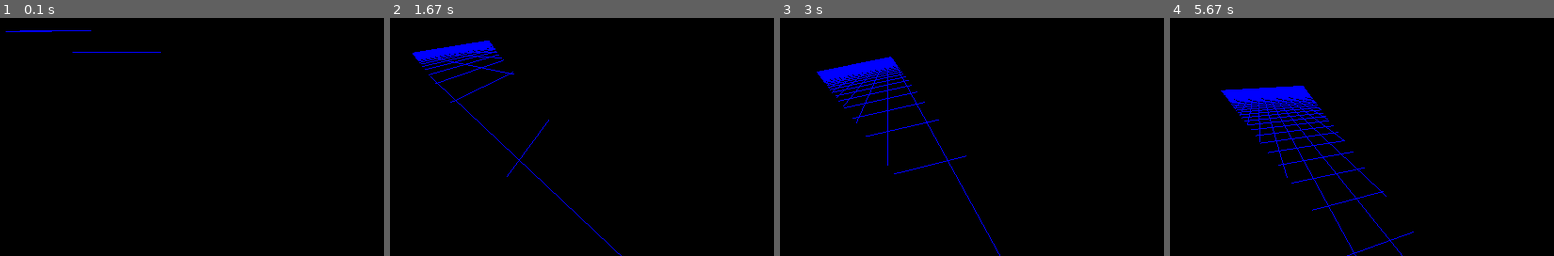
Above: before the commit, frames 1-4 (left to right).
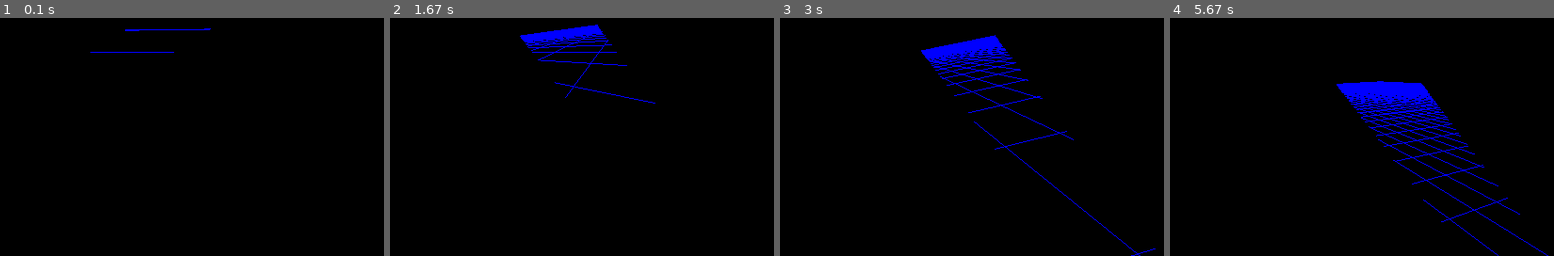
Above: after the commit, the same moments.

Repository: qcjames53/AnnotationTool
Game: pygame game, started from opengl_pygame_simple.py
Two runs of this game, one before a commit and one after it. Both use one fixed random seed, a clock stepped at 60 frames per second and the inputs below.
Inputs:
- Up to frame 1 (0.1 s): no input
- Up to frame 2 (1.67 s): no input
- Up to frame 3 (3 s): no input
- Up to frame 4 (5.67 s): no input

The runs differ from the first frame. In frame 1, 0.3% of the frame differs, in the area x 1-55%, y 4-15%; in frame 2, 3.1%; in frame 3, 4.8%; in frame 4, 7.0%, in the area x 13-99%, y 26-100%.

Commit message:
Added instructions, default sizes, and types. The code is still very messy, but we will work on splitting it soon.

Diff:
--- a/opengl_pygame.py
+++ b/opengl_pygame.py
@@ -15,7 +15,8 @@
 from PIL import Image
 
 # Constants
-show_full_data = True
+text_border = 2
+show_full_data = False
 ctrl_multi = 10
 background_image = "test_image_measures.jpg"
 camera_translation_amount = 0.05
@@ -25,7 +26,6 @@
 box_rotation_amount = math.radians(1)
 box_mod_dimension_amount = 0.1
 box_blink_speed = 15
-box_label_font = OpenGL.GLUT.GLUT_BITMAP_8_BY_13
 box_edge_render_order = (
     (0,1),
     (0,3),
@@ -41,16 +41,24 @@
     (5,7),
     (8,9)  # forward-facing line
     )
+box_types = (("Car", (1,0,0), (2.0,1.7,5.0)), #(name, default_color, default_size(w,h,l))
+             ("Cyc", (0,1,0), (0.5,1.8,1.0)),
+             ("Ped", (0,0,1), (0.5,1.7,0.5)))
 
 # Global Variables for PyGame & Data Storage
 boxes = []
 selected_box = 0
-show_ground_plane_grid = False
+in_camera_mode = False
+in_place_mode = False
+show_instructions = True
 box_blink_frame = 0
 box_blink_state = False
 camera_rot = [30.9, -1.7]
+camera_rot_init = camera_rot.copy()
 camera_pos = [0.35, -0.55, -17.9]
+camera_pos_init = camera_pos.copy()
 camera_fov = 43
+camera_fov_init = camera_fov
 camera_ncp = 0.1
 camera_fcp = 100
 
@@ -152,15 +160,15 @@
     """
     Documentation is TBD
     """
-    def __init__(self, object_type, color_value, position=(0,0,0), rotation=0, width=1.5, height=1, length=2):
+    def __init__(self, object_type, color_value, position=(0,0,0), rotation=0, size=(1,1,1)):
         self.pos = position
         self.pos_init = position
-        self.length = length
-        self.length_init = length
-        self.width = width
-        self.width_init = width
-        self.height = height
-        self.height_init = height
+        self.length = size[2]
+        self.length_init = self.length
+        self.width = size[0]
+        self.width_init = self.width
+        self.height = size[1]
+        self.height_init = self.height
         self.rot = rotation
         self.rot_init = rotation
         self.object_type = object_type
@@ -287,11 +295,11 @@
     def mod_rot(self,rotation):
         self.set_rot(self.rot + rotation)
 
-    def round_2(self,x):
+    def round_output(self, x):
         return "%.2f" % round(x,2)
 
     def print(self):
-        return "[(" + self.round_2(self.pos[0]) + "," + self.round_2(self.pos[1]) + "," + self.round_2(self.pos[2]) + "),(" + self.round_2(self.width) + "," + self.round_2(self.height) + "," + self.round_2(self.length) + "," + self.round_2(self.rot) + ")]"
+        return "POS:(" + self.round_output(self.pos[0]) + "," + self.round_output(self.pos[1]) + "," + self.round_output(self.pos[2]) + ")  SIZE:" + self.round_output(self.width) + "," + self.round_output(self.height) + "," + self.round_output(self.length) + ") ROT:" + self.round_output(self.rot)
 
 
 def draw_bounding_box(index, selected=False):
@@ -304,10 +312,10 @@
         for vertex in edge:
             glVertex3fv(boxes[index].vertices[vertex])
     glEnd()
-    if show_full_data and show_ground_plane_grid:
-        draw_text_3d(boxes[index].pos, box_label_font, boxes[index].object_type + str(index) + ": " + boxes[index].print())
+    if show_full_data and in_camera_mode:
+        draw_text_3d(boxes[index].pos, boxes[index].object_type + str(index) + ": " + boxes[index].print())
     else:
-        draw_text_3d(boxes[index].pos, box_label_font, boxes[index].object_type + str(index))
+        draw_text_3d(boxes[index].pos, boxes[index].object_type + str(index))
 
 
 def draw_axis():
@@ -329,7 +337,7 @@
     plane_max = distance / 2
     plane_min = -plane_max
     glBegin(GL_LINES)
-    glColor3fv((0,0,1))
+    glColor3fv((0.35,0.5,0.25))
     for i in range(0,lines+1):
         glVertex3fv((plane_min + i*distance_between_lines,0,plane_min))
         glVertex3fv((plane_min + i*distance_between_lines,0,plane_max))
@@ -390,40 +398,57 @@
     glUseProgram(0)
 
 
-def draw_text(pos, font, text):
+def draw_2d_box(pos, size, bg_color):
+    new_pos = (pos[0], render_size[1] - pos[1])
+
+    glPushMatrix()
+    glLoadIdentity()
+    glOrtho(0, render_size[0], render_size[1], 0, 0, 1)
+    glBegin(GL_TRIANGLE_STRIP)
+    glColor3f(bg_color[0], bg_color[1], bg_color[2])
+    glVertex2f(new_pos[0], new_pos[1])
+    glVertex2f(new_pos[0], new_pos[1] - size[1])
+    glVertex2f(new_pos[0] + size[0], new_pos[1])
+    glVertex2f(new_pos[0] + size[0], new_pos[1] - size[1])
+    glEnd()
+
+    glPopMatrix()
+
+def draw_text(pos, text, color=(1,1,1), bg_color=(0,0,0)):
+
+    draw_2d_box((pos[0] - text_border, pos[1] - 2 * text_border), (len(text) * 8 + 2 * text_border, 13 + text_border), bg_color)
 
     blending = False
     if glIsEnabled(GL_BLEND) :
         blending = True
 
     # glEnable(GL_BLEND)
-    glColor3f(1,1,1)
+    glColor3f(color[0], color[1], color[2])
     glWindowPos2f(pos[0],pos[1])
     for ch in text:
-        glutBitmapCharacter(font, ctypes.c_int(ord(ch)))
+        glutBitmapCharacter(OpenGL.GLUT.GLUT_BITMAP_8_BY_13, ctypes.c_int(ord(ch)))
 
     if not blending :
         glDisable(GL_BLEND)
 
-def draw_text_3d(pos, font, text):
+def draw_text_3d(pos, text, color=(1,1,1)):
 
             blending = False
             if glIsEnabled(GL_BLEND):
                 blending = True
 
             # glEnable(GL_BLEND)
-            glColor3f(1, 1, 1)
+            glColor3f(color[0], color[1], color[2])
             glRasterPos3f(pos[0],pos[1],pos[2])
             for ch in text:
-                glutBitmapCharacter(font, ctypes.c_int(ord(ch)))
+                glutBitmapCharacter(OpenGL.GLUT.GLUT_BITMAP_8_BY_13, ctypes.c_int(ord(ch)))
 
             if not blending:
                 glDisable(GL_BLEND)
 
 
-def instantiate_box(position=(0,0,0), rotation=0, width=1, height=1, length=1, object_type="Car"):
-    color_value = (random.random(), random.random(), random.random())
-    new_box = BoundingBox(position=position, rotation=rotation, length=length, width=width, height=height,
+def instantiate_box(position=(0,0,0), rotation=0, size=(1,1,1), object_type="Car", color_value=(1,1,1)):
+    new_box = BoundingBox(position=position, rotation=rotation, size=size,
                       object_type=object_type, color_value=color_value)
     global selected_box
     selected_box = len(boxes)
@@ -440,6 +465,9 @@
     camera_fov += fov
     set_camera()
 
+def round_output(x):
+    return "%.3f" % round(x,3)
+
 # Main program runtime loop
 while True:
     for event in pygame.event.get():
@@ -448,13 +476,24 @@
             quit()
 
         if event.type == pygame.KEYDOWN:
-            # Toggle debug plane visibility
+            # Toggle mode
             if pygame.key.get_mods() & pygame.KMOD_ALT:
-                show_ground_plane_grid = not show_ground_plane_grid
+                in_camera_mode = not in_camera_mode
+            # Toggle instruction visibility
+            if pygame.key.get_mods() & pygame.KMOD_SHIFT:
+                show_instructions = not show_instructions
 
             # ALT toggles between camera controls and box controls
-            if show_ground_plane_grid:
-                if event.key == pygame.K_w:
+            if in_camera_mode:
+                # Camera reset
+                if event.key == pygame.K_SPACE:
+                    camera_pos = camera_pos_init.copy()
+                    camera_rot = camera_rot_init.copy()
+                    camera_fov = camera_fov_init
+                    set_camera()
+
+                # Camera translation
+                elif event.key == pygame.K_w:
                     mod_camera(
                         z=camera_translation_amount * (ctrl_multi if pygame.key.get_mods() & pygame.KMOD_CTRL else 1))
                 elif event.key == pygame.K_s:
@@ -500,12 +539,32 @@
                     print("Camera position: " + str(camera_pos))
                     print("Camera rotation: " + str(camera_rot))
                     print("Camera FOV: " + str(camera_fov))
-            else:
-                # Box creation and deletion
-                if event.key == pygame.K_RETURN:
-                    instantiate_box()
+            elif in_place_mode:
+                # Box type selection for creation
+                if event.key == pygame.K_1:
+                    instantiate_box(object_type=box_types[0][0], color_value=box_types[0][1], size=box_types[0][2])
                     box_blink_frame = 0
                     box_blink_state = True
+                    in_place_mode = False
+                elif event.key == pygame.K_2:
+                    instantiate_box(object_type=box_types[1][0], color_value=box_types[1][1], size=box_types[1][2])
+                    box_blink_frame = 0
+                    box_blink_state = True
+                    in_place_mode = False
+                elif event.key == pygame.K_3:
+                    instantiate_box(object_type=box_types[2][0], color_value=box_types[2][1], size=box_types[2][2])
+                    box_blink_frame = 0
+                    box_blink_state = True
+                    in_place_mode = False
+                elif (event.key == pygame.K_DELETE or event.key == pygame.K_BACKSPACE):
+                    in_place_mode = False
+            else:
+                # Box adjustment and deletion
+                if event.key == pygame.K_RETURN:
+                    in_place_mode = True
+                    show_instructions = True
+                elif len(boxes) == 0: # Program will crash if any below values called with 0 index and no boxes
+                    None
                 elif (event.key == pygame.K_DELETE or event.key == pygame.K_BACKSPACE) and len(boxes) > 0:
                     boxes.pop(selected_box)
                     selected_box = min(selected_box,len(boxes)-1)  # clamp selected_box to usable range
@@ -568,14 +627,34 @@
     # Drawing code
     glClear(GL_COLOR_BUFFER_BIT | GL_DEPTH_BUFFER_BIT)
     draw_background_image()
-    if show_ground_plane_grid:
+    if in_camera_mode:
         draw_ground_plane_grid(100, 1)
         draw_axis()
-    for index in range(0, len(boxes)):
-        if selected_box == index and box_blink_state:
-            draw_bounding_box(index, True)
+    else:
+        for index in range(0, len(boxes)):
+            if selected_box == index and box_blink_state:
+                draw_bounding_box(index, True)
+            else:
+                draw_bounding_box(index)
+    if show_instructions:
+        if not in_camera_mode:
+            if in_place_mode:
+                temp_string = "Cancel-[DEL/BACKSP] "
+                for i in range(0,len(box_types)):
+                    temp_string += " " + box_types[i][0] + "-[" + str(i+1) + "] "
+                draw_text((2, 29), "[BOX ADJUST MODE] - [PLACING BOX]", bg_color=(0.8,0,0))
+                draw_text((2, 15), temp_string, bg_color=(0.8, 0, 0))
+            elif len(boxes) == 0:
+                draw_text((2,29), "[BOX ADJUST MODE]")
+                draw_text((2,15), "Mode-[ALT]  Hide-[SHIFT]  New-[ENTER]")
+            else:
+                draw_text((2,29), "[BOX ADJUST MODE]  Selected: " + boxes[selected_box].object_type + str(selected_box) + "  " + boxes[selected_box].print())
+                draw_text((2,15), "Mode-[ALT]  Hide-[SHIFT]  New-[ENTER]  Select-[Z,X]  Delete-[DEL/BACKSP]  Reset-[SPACE]")
+                draw_text((2,2),  "Translate-[ARROWS]        Resize-[W,A,S,D,Q,E]       Rotate-[R,F]         PrintPos-[P] ")
         else:
-            draw_bounding_box(index)
+            draw_text((2, 29), "[CAMERA ADJUST MODE]  POS:(" + str(round_output(camera_pos[0])) + "," + str(round_output(camera_pos[1])) + "," + str(round_output(camera_pos[2])) + ")   ROT:(" + str(round_output(camera_rot[0])) + "," + str(round_output(camera_rot[1])) + ")   FOV:" + str(round_output(camera_fov)))
+            draw_text((2, 15), "Mode-[ALT]  Hide-[SHIFT]  Reset-[SPACE]")
+            draw_text((2, 2),  "Translate-[W,A,S,D,E,Q]   Rotate-[ARROWS]   FOV-[R,F]  PrintPos-[P] ")
 
     # Update display and clock
     pygame.display.flip()
--- a/opengl_pygame_simple.py
+++ b/opengl_pygame_simple.py
@@ -40,8 +40,8 @@
 far_clipping_plane = 50
 persp_temp_a = near_clipping_plane + far_clipping_plane
 persp_temp_b = near_clipping_plane * far_clipping_plane
-persp = np.array([[583.2829786373293,                 0,        320.0,            0],
-                  [                0, 579.4112549695428,        240.0,            0],
+persp = np.array([[583.2829786373293,                 0,       -320.0,            0],
+                  [                0, 579.4112549695428,       -240.0,            0],
                   [                0,                 0, persp_temp_a, persp_temp_b],
                   [                0,                 0,           -1,            0]])
 glLoadIdentity()
